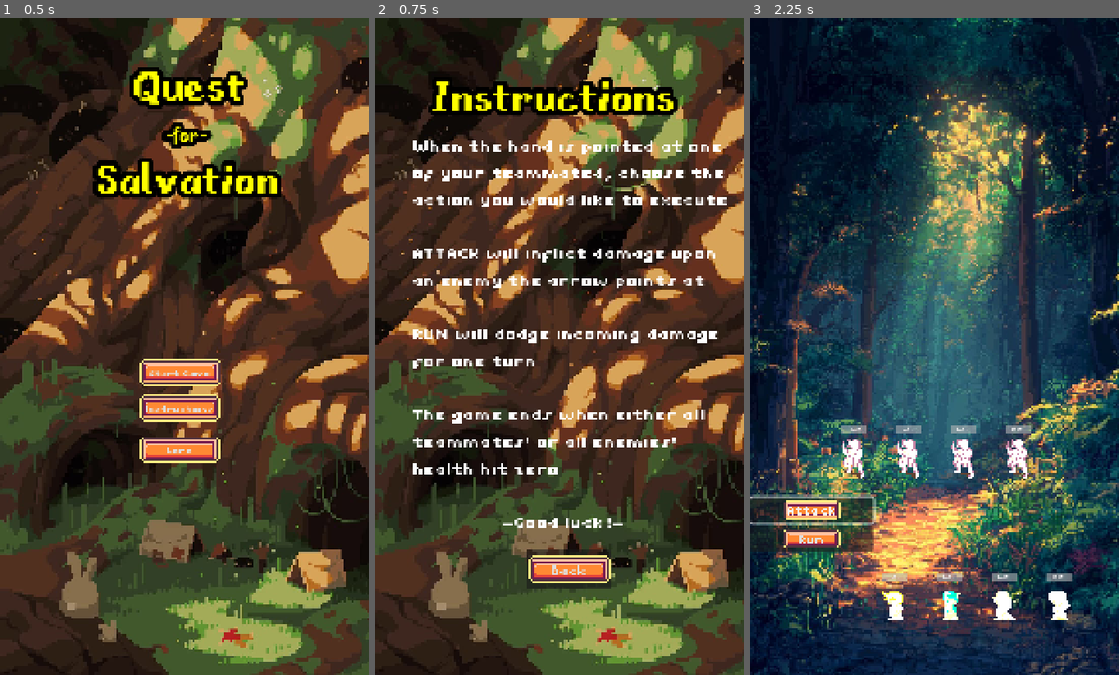
Above: before the commit, frames 1-3 (left to right).
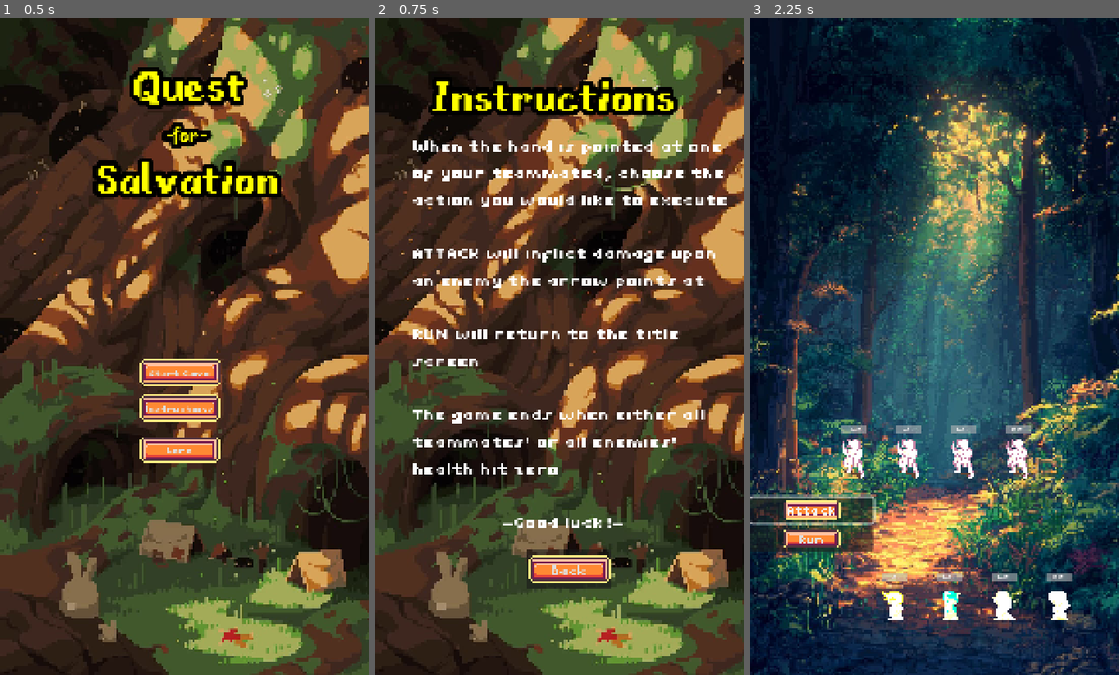
Above: after the commit, the same moments.

Repository: teachermanjeff/rpg2025
Game: Godot game, scene res://titleScreen.tscn
The game is run twice, just before and just after one commit, with the same random seed, the same clock (stepped at 60 frames per second) and the same inputs.
Inputs:
- Up to frame 1 (0.5 s): no input
- Up to frame 2 (0.75 s): click "Instructions" at 0.5 s
- Up to frame 3 (2.25 s): click "Back" at 1.25 s; click "Start Game" at 2 s

Frame 1 is identical in both runs. In frame 2, 0.7% of the frame differs, in the area x 10-94%, y 47-54%; in frame 3, nothing differs.

Commit message:
fixed instructions page

Diff:
--- a/rpg-test/instructionsPage.tscn
+++ b/rpg-test/instructionsPage.tscn
@@ -63,7 +63,7 @@
 
 ATTACK will inflict damage upon an enemy the arrow points at
 
-RUN will dodge incoming damage for one turn
+RUN will return to the title screen
 
 The game ends when either all teammates' or all enemies' health hit zero
 
